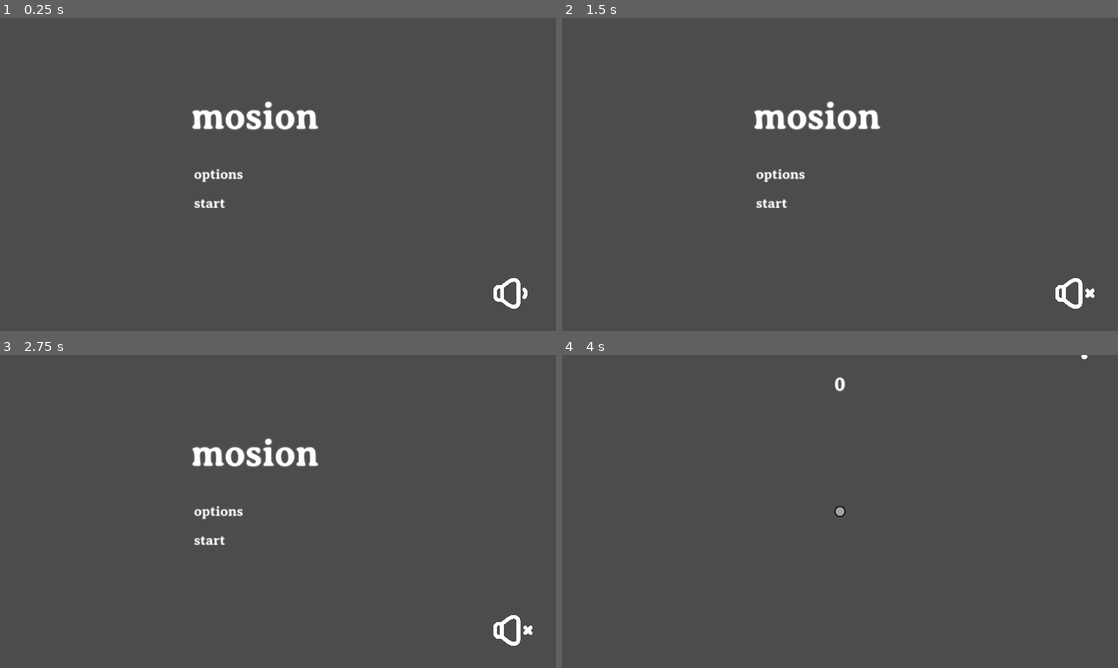
Above: before the commit, frames 1-4 (two rows, left to right).
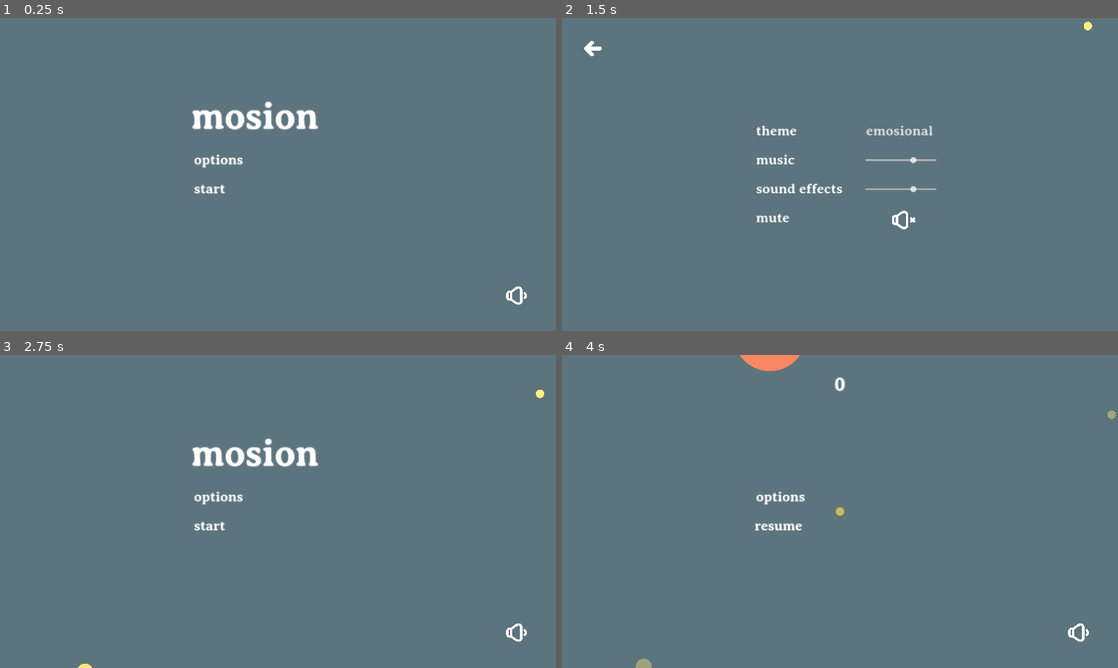
Above: after the commit, the same moments.

Repository: loudifier/mosion-game
Game: Godot game, scene res://main.tscn
Same seed, same stepped clock (60 frames per second), same inputs: the game is played once before the commit and once after it.
Inputs (mouse positions are in pixels of both pictures, inside the frame that each line leads up to; where the layout moved, square brackets give the same spot in the first picture):
- Up to frame 1 (0.25 s): no input
- Up to frame 2 (1.5 s): click "options" at 0.5 s; click (901, 221) [1073, 293] at 1.25 s
- Up to frame 3 (2.75 s): click (33, 386) at 2.02 s
- Up to frame 4 (4 s): click "start" at 2.75 s; click (589, 380) at 3.52 s

The runs differ from the first frame. In frame 1, 99% of the frame differs, in the area x 0-100%, y 0-100%; in frame 2, 100%; in frame 3, 99%; in frame 4, 100%.

Commit message:
Add color themes, pause and options menus

Diff:
--- /dev/null
+++ b/ColorScale.gd
@@ -0,0 +1,120 @@
+extends Node
+
+var colors = [Color.WHITE,Color.WHITE,Color.WHITE]
+var background_color = Color.WHITE
+var theme_name = ''
+var scale_range = [0,1]
+var current_theme
+
+enum themes {
+	EMOSIONAL,
+	BRUTALIST,
+	FESTIVUS
+}
+
+func set_theme(theme):
+	current_theme = theme
+	if theme == themes.EMOSIONAL:
+		# defult pastel blue-yellow-red colors
+		theme_name = 'emosional'
+		#colors = [Color('#8CD9F5'), Color('#FFF785'), Color('#F06565')]
+
+		# extra colors inserted for better interpolation using https://facelessuser.github.io/coloraide with 'lch' space
+		#colors = [Color('#8CD9F5'), \
+		#		  Color('#A3F9B1'), \
+		#		  Color('#FFF785'), \
+		#		  Color('#FFEA7B'), \
+		#		  Color('#FFBB64'), \
+		#		  Color('#F97C61'), \
+		#		  Color('#F06565'), \
+		#		  Color('#F66885'), \
+		#		  Color('#A8B6FF')]
+		# ...nevermind. 3-color spectrum might be too busy
+
+		# yellow-red scale. Extra points along red end of spectrum for better balance
+		colors = [Color('#FFF785'), \
+				  Color('#FFC767'), \
+				  Color('#F87A61'), \
+				  Color('#F06565')]
+		background_color = Color('#5C747D')
+
+	if theme == themes.BRUTALIST:
+		# grayscale
+		theme_name = 'brutalist'
+		colors = [Color('#555555'), Color('#888888'), Color('#AAAAAA'), Color('#BBBBBB')]
+		background_color = Color('#333333')
+
+	if theme == themes.FESTIVUS:
+		# dark green-dark red color scale with gold background
+		theme_name = 'festivus'
+		colors = [Color('#165B33'), Color('#BB2528')]
+		background_color = Color('#BA9E56')
+
+
+func get_color(color_scale_position):
+	var num_colors = len(colors)
+	# return white if get_color is called before theme is set
+	if not num_colors:
+		return Color.WHITE
+
+	# normalize position to 0-1
+	color_scale_position = fmod(color_scale_position + scale_range[1] - 2*scale_range[0],scale_range[1]-scale_range[0]) / (scale_range[1]-scale_range[0])
+
+	# determine which colors are on either side of position along color scale
+	var low_index = int(color_scale_position * num_colors)
+	var high_index = 0
+	if color_scale_position < (num_colors-1.0)/num_colors:
+		high_index = low_index + 1
+
+	# interpolate between colors
+	return colors[low_index].lerp(colors[high_index], fmod(color_scale_position,1.0/num_colors)*num_colors)
+
+
+
+# color conversion adapted from python colorsys module
+func rgb_to_hls(r, g, b):
+	var maxc = max(r, g, b)
+	var minc = min(r, g, b)
+	var sumc = (maxc+minc)
+	var rangec = (maxc-minc)
+	var l = sumc/2.0
+	if minc == maxc:
+		return [0.0, l, 0.0]
+	var s
+	if l <= 0.5:
+		s = rangec / sumc
+	else:
+		s = rangec / (2.0-maxc-minc)  # Not always 2.0-sumc: gh-106498.
+	var rc = (maxc-r) / rangec
+	var gc = (maxc-g) / rangec
+	var bc = (maxc-b) / rangec
+	var h
+	if r == maxc:
+		h = bc-gc
+	elif g == maxc:
+		h = 2.0+rc-bc
+	else:
+		h = 4.0+gc-rc
+	h = fmod(h/6.0, 1.0)
+	return [h, l, s]
+
+func hls_to_rgb(h, l, s):
+	if s == 0.0:
+		return [l, l, l]
+	var m2
+	if l <= 0.5:
+		m2 = l * (1.0+s)
+	else:
+		m2 = l+s-(l*s)
+	var m1 = 2.0*l - m2
+	return [_v(m1, m2, h+(1.0/3)), _v(m1, m2, h), _v(m1, m2, h-(1.0/3))]
+
+func _v(m1, m2, hue):
+	hue = fmod(hue, 1.0)
+	if hue < (1.0/6):
+		return m1 + (m2-m1)*hue*6.0
+	if hue < 0.5:
+		return m2
+	if hue < (2.0/3):
+		return m1 + (m2-m1)*((2.0/3)-hue)*6.0
+	return m1
--- /dev/null
+++ b/back.svg
@@ -0,0 +1,13 @@
+<?xml version="1.0" encoding="utf-8"?>
+<svg width="800px" height="800px" viewBox="14.782 6.75 9.437 8.451" version="1.1" xmlns="http://www.w3.org/2000/svg">
+  <style type="text/css">
+	.st0{opacity:0.2;fill:none;stroke:#ffffff;stroke-width:5.000000e-02;stroke-miterlimit:10;}
+</style>
+  <g id="grid_system"/>
+  <g id="_icons">
+    <g>
+      <path d="M 23 10 L 18.4 10 L 19.7 8.7 C 20.1 8.3 20.1 7.7 19.7 7.3 C 19.3 6.9 18.7 6.9 18.3 7.3 L 15.3 10.3 C 15.2 10.4 15.1 10.5 15.1 10.6 C 15 10.8 15 11.1 15.1 11.4 C 15.2 11.5 15.2 11.6 15.3 11.7 L 18.3 14.7 C 18.5 14.9 18.8 15 19 15 C 19.2 15 19.5 14.9 19.7 14.7 C 20.1 14.3 20.1 13.7 19.7 13.3 L 18.4 12 L 23 12 C 23.6 12 24 11.6 24 11 C 24 10.4 23.6 10 23 10 Z" fill="#ffffff"/>
+      <path d="M18,16L18,16C18,16,18,16,18,16C18,16,18,16,18,16z" fill="#ffffff"/>
+    </g>
+  </g>
+</svg>
--- a/circle.gd
+++ b/circle.gd
@@ -4,7 +4,6 @@
 @export var radius = 50.0
 var base_radius = 378/2 # size of the sprite
 
-@export var color = Color.WHITE
 
 # if fade_status is set to a falsy value no fade will be applied in _process()
 # if fade_status=='in' the circle will fade in
@@ -22,7 +21,8 @@
 
 # Called every frame. 'delta' is the elapsed time since the previous frame.
 func _process(delta):
-	position += velocity * delta
+	if get_node("/root/Main").play_state != get_node("/root/Main").states.PAUSE:
+		position += velocity * delta
 
 	for area in get_overlapping_areas():
 		if 'absorbable' in area and absorbable and area.absorbable:
@@ -31,6 +31,7 @@
 				absorb(area)
 
 	if fade_status:
+		var color = get_modulate()
 		if fade_status=='in':
 			color.a = min(color.a + delta/fade_time, 1)
 		else:
@@ -38,6 +39,7 @@
 		set_modulate(color)
 		if color.a==0 or color.a==1:
 			fade_status=null
+
 
 func absorb(enemy):
 	# when another circle (enemy) collides with this node either absorb or get absorbed by the enemy
@@ -53,11 +55,19 @@
 			# add absorbed area to larger circle, adusted by growth factor
 			set_area(get_area() + area_delta * growth_factor)
 
+
 func set_radius(new_radius):
 	if new_radius < 0:
 		absorbable = false
 	radius = max(new_radius, 0)
 	scale = Vector2.ONE * radius/base_radius
+	update_color()
+
+func update_color():
+	var alpha = get_modulate().a
+	var color = get_node("/root/Main").color_scale.get_color(radius)
+	color.a = alpha
+	set_modulate(color)
 
 func get_area():
 	return PI * pow(radius,2)
@@ -66,11 +76,15 @@
 	set_radius(sqrt(_area/PI))
 
 func fade_in(fade_length):
+	var color = get_modulate()
 	color.a = 0
+	set_modulate(color)
 	fade_status = 'in'
 	fade_time = fade_length
 
 func fade_out(fade_length):
+	var color = get_modulate()
 	color.a = 1
+	set_modulate(color)
 	fade_status = 'out'
 	fade_time = fade_length
--- a/font/averia.tres
+++ b/font/averia.tres
@@ -25,3 +25,4 @@
 Button/styles/hover = SubResource("StyleBoxEmpty_5spp0")
 Button/styles/normal = SubResource("StyleBoxEmpty_0de8v")
 Button/styles/pressed = SubResource("StyleBoxEmpty_bft0e")
+LinkButton/constants/underline_spacing = 4
--- a/main.gd
+++ b/main.gd
@@ -7,26 +7,47 @@
 @export var min_mob_radius = 5
 @export var max_mob_radius = 540 # placeholder value assuming 1080p, updated in _ready()
 
+var ColorScale = load("res://ColorScale.gd")
+var color_scale = ColorScale.new()
+
+enum states {
+	STOP,
+	PLAY,
+	PAUSE
+}
+var play_state = states.STOP
+
 # Called when the node enters the scene tree for the first time.
 func _ready():
+	$TitleScreen.visible = true
+	$HUD.visible = false
+	$Options.visible = false
+	$Pause.visible = false
+
 	screen_size = get_viewport_rect().size
 	max_mob_radius = min(screen_size.x, screen_size.y) / 8
-	#$StartButton.position = screen_size/2
+
+	color_scale.set_theme(color_scale.themes.EMOSIONAL)
+	color_scale.scale_range = [min_mob_radius, 2*max_mob_radius]
+	$Background.color = color_scale.background_color
+
+	$MobTimer.start()
 
 
 # Called every frame. 'delta' is the elapsed time since the previous frame.
 func _process(delta):
-	if not $Player.radius:
-		game_over()
+	pass
 
 
 func game_over():
+	play_state = states.STOP
 	$HUD.visible = false
 	#$GameOver.visible = true
+	$TitleScreen.visible = true
 
 func new_game():
+	play_state = states.PLAY
 	$Player.start(screen_size/2, starting_size)
-	$MobTimer.start()
 	$HUD.visible = true
 	$TitleScreen.visible = false
 	get_tree().call_group('mobs', 'fade_delete')
@@ -75,4 +96,57 @@
 
 
 func _on_options_button_pressed():
+	$TitleScreen.visible = false
+	$Pause.visible = false
+	$Options.visible = true
+
+
+# change background color based on game values, with tweaks to HLS
+# using fixed background color, but may come in handy later
+func update_background(color_value):
+	var background_color = color_scale.get_color(color_value)
+	var background_hls = color_scale.rgb_to_hls(background_color[0],background_color[1],background_color[2])
+	#background_hls[0] += 0.5 # get complementary color
+	background_hls[1] = 0.2
+	background_hls[2] = 0.2
+	var background_rgb = color_scale.hls_to_rgb(background_hls[0],background_hls[1],background_hls[2])
+	$Background.color = Color(background_rgb[0],background_rgb[1],background_rgb[2])
+
+
+func _on_mute_button_toggled(toggled_on):
 	pass # Replace with function body.
+
+
+func _on_theme_button_pressed():
+	var num_themes = len(color_scale.themes)
+	for theme in color_scale.themes:
+		if color_scale.current_theme == color_scale.themes[theme]:
+			color_scale.set_theme((color_scale.themes[theme]+1)%num_themes)
+			break
+
+	$Options/ThemeButton.text = color_scale.theme_name
+	$Background.color = color_scale.background_color
+	$Player.update_color()
+	get_tree().call_group('mobs', 'update_color')
+
+
+func _on_back_button_pressed():
+	$Options.visible = false
+	if play_state == states.STOP:
+		$TitleScreen.visible = true
+	else: # game is paused
+		$Pause.visible = true
+
+
+func resume():
+	play_state = states.PLAY
+	$Pause.visible = false
+	$HUD/PauseButton.visible = true
+	$MobTimer.paused = false
+
+
+func pause():
+	play_state = states.PAUSE
+	$Pause.visible = true
+	$HUD/PauseButton.visible = false
+	$MobTimer.paused = true
--- a/main.tscn
+++ b/main.tscn
@@ -7,7 +7,9 @@
 [ext_resource type="Theme" uid="uid://ddc5jc2skuwd8" path="res://font/averia.tres" id="5_yr6rn"]
 [ext_resource type="FontFile" uid="uid://mnjqkc54yerk" path="res://font/AveriaSerifLibre-Bold.ttf" id="6_k03yo"]
 [ext_resource type="Texture2D" uid="uid://gyd7vhxpyq4b" path="res://speaker.svg" id="7_2jboq"]
+[ext_resource type="Texture2D" uid="uid://32btv876nlk6" path="res://pause.svg" id="7_mngyd"]
 [ext_resource type="Texture2D" uid="uid://db0kp35d4jsdp" path="res://speaker-mute.svg" id="8_ffcqt"]
+[ext_resource type="Texture2D" uid="uid://bd4l4txlppda6" path="res://back.svg" id="10_b6s37"]
 
 [sub_resource type="LabelSettings" id="LabelSettings_gm1r5"]
 font = ExtResource("6_k03yo")
@@ -36,22 +38,44 @@
 shadow_color = Color(1, 1, 1, 0.0627451)
 shadow_offset = Vector2(0, 0)
 
+[sub_resource type="StyleBoxFlat" id="StyleBoxFlat_b78kf"]
+bg_color = Color(0.7, 0.7, 0.7, 1)
+corner_radius_top_left = 5
+corner_radius_top_right = 5
+corner_radius_bottom_right = 5
+corner_radius_bottom_left = 5
+expand_margin_top = 2.0
+expand_margin_bottom = 2.0
+
+[sub_resource type="Theme" id="Theme_a81xs"]
+HSlider/styles/slider = SubResource("StyleBoxFlat_b78kf")
+
 [sub_resource type="Environment" id="Environment_6pe36"]
 background_mode = 3
 glow_enabled = true
-glow_hdr_threshold = 0.8
+glow_blend_mode = 4
+glow_hdr_threshold = 0.75
 
 [node name="Main" type="Node2D"]
 script = ExtResource("1_efij6")
 mob_scene = ExtResource("3_bcq41")
 
+[node name="Background" type="ColorRect" parent="."]
+anchors_preset = 15
+anchor_right = 1.0
+anchor_bottom = 1.0
+offset_right = 3840.0
+offset_bottom = 3840.0
+grow_horizontal = 2
+grow_vertical = 2
+color = Color(0.2, 0.2, 0.2, 1)
+
 [node name="Player" parent="." instance=ExtResource("2_nphoj")]
 visible = false
 
 [node name="MobTimer" type="Timer" parent="."]
 
 [node name="HUD" type="CanvasLayer" parent="."]
-visible = false
 
 [node name="VirtualJoystick" parent="HUD" instance=ExtResource("4_7titn")]
 visible = false
@@ -69,13 +93,23 @@
 offset_left = -650.0
 offset_top = 64.0
 offset_right = 650.0
-offset_bottom = 137.0
+offset_bottom = 139.0
 grow_horizontal = 2
 text = "0"
 label_settings = SubResource("LabelSettings_gm1r5")
 horizontal_alignment = 1
 
+[node name="PauseButton" type="TextureButton" parent="HUD"]
+offset_left = 83.0
+offset_top = 65.0
+offset_right = 833.0
+offset_bottom = 965.0
+scale = Vector2(0.055, 0.055)
+theme = ExtResource("5_yr6rn")
+texture_normal = ExtResource("7_mngyd")
+
 [node name="TitleScreen" type="CanvasLayer" parent="."]
+visible = false
 
 [node name="StartButton" type="Button" parent="TitleScreen"]
 anchors_preset = 8
@@ -84,9 +118,9 @@
 anchor_right = 0.5
 anchor_bottom = 0.5
 offset_left = -290.0
-offset_top = 73.0
+offset_top = 23.0
 offset_right = -136.0
-offset_bottom = 127.0
+offset_bottom = 77.0
 grow_horizontal = 2
 grow_vertical = 2
 theme = ExtResource("5_yr6rn")
@@ -131,9 +165,9 @@
 anchor_right = 0.5
 anchor_bottom = 0.5
 offset_left = -290.0
-offset_top = -27.0
+offset_top = -77.0
 offset_right = -120.0
-offset_bottom = 27.0
+offset_bottom = -23.0
 grow_horizontal = 2
 grow_vertical = 2
 theme = ExtResource("5_yr6rn")
@@ -146,20 +180,216 @@
 anchor_top = 1.0
 anchor_right = 1.0
 anchor_bottom = 1.0
-offset_left = -230.0
-offset_top = -210.0
-offset_right = 570.0
-offset_bottom = 590.0
+offset_left = -180.0
+offset_top = -170.0
+offset_right = 620.0
+offset_bottom = 630.0
 grow_horizontal = 0
 grow_vertical = 0
-scale = Vector2(0.2, 0.2)
+scale = Vector2(0.12, 0.12)
 toggle_mode = true
 texture_normal = ExtResource("7_2jboq")
 texture_pressed = ExtResource("8_ffcqt")
 
+[node name="Pause" type="CanvasLayer" parent="."]
+
+[node name="ResumeButton" type="Button" parent="Pause"]
+anchors_preset = 8
+anchor_left = 0.5
+anchor_top = 0.5
+anchor_right = 0.5
+anchor_bottom = 0.5
+offset_left = -290.0
+offset_top = 23.0
+offset_right = -136.0
+offset_bottom = 77.0
+grow_horizontal = 2
+grow_vertical = 2
+theme = ExtResource("5_yr6rn")
+text = "resume"
+alignment = 0
+
+[node name="OptionsButton" type="Button" parent="Pause"]
+anchors_preset = 8
+anchor_left = 0.5
+anchor_top = 0.5
+anchor_right = 0.5
+anchor_bottom = 0.5
+offset_left = -290.0
+offset_top = -77.0
+offset_right = -120.0
+offset_bottom = -23.0
+grow_horizontal = 2
+grow_vertical = 2
+theme = ExtResource("5_yr6rn")
+text = "options	"
+alignment = 0
+
+[node name="MuteButton" type="TextureButton" parent="Pause"]
+anchors_preset = 3
+anchor_left = 1.0
+anchor_top = 1.0
+anchor_right = 1.0
+anchor_bottom = 1.0
+offset_left = -180.0
+offset_top = -170.0
+offset_right = 620.0
+offset_bottom = 630.0
+grow_horizontal = 0
+grow_vertical = 0
+scale = Vector2(0.12, 0.12)
+toggle_mode = true
+texture_normal = ExtResource("7_2jboq")
+texture_pressed = ExtResource("8_ffcqt")
+
+[node name="Options" type="CanvasLayer" parent="."]
+visible = false
+
+[node name="MuteButton" type="TextureButton" parent="Options"]
+anchors_preset = 8
+anchor_left = 0.5
+anchor_top = 0.5
+anchor_right = 0.5
+anchor_bottom = 0.5
+offset_left = 171.0
+offset_top = 109.0
+offset_right = 971.0
+offset_bottom = 909.0
+grow_horizontal = 2
+grow_vertical = 2
+scale = Vector2(0.12, 0.12)
+toggle_mode = true
+texture_normal = ExtResource("7_2jboq")
+texture_pressed = ExtResource("8_ffcqt")
+
+[node name="BackButton" type="TextureButton" parent="Options"]
+offset_left = 75.0
+offset_top = 73.0
+offset_right = 117.0
+offset_bottom = 127.0
+scale = Vector2(0.08, 0.08)
+theme = ExtResource("5_yr6rn")
+texture_normal = ExtResource("10_b6s37")
+
+[node name="EffectsLabel" type="Label" parent="Options"]
+anchors_preset = 8
+anchor_left = 0.5
+anchor_top = 0.5
+anchor_right = 0.5
+anchor_bottom = 0.5
+offset_left = -290.0
+offset_top = 23.0
+offset_right = 12.0
+offset_bottom = 77.0
+grow_horizontal = 2
+grow_vertical = 2
+theme = ExtResource("5_yr6rn")
+text = "sound effects	"
+
+[node name="MuteLabel" type="Label" parent="Options"]
+anchors_preset = 8
+anchor_left = 0.5
+anchor_top = 0.5
+anchor_right = 0.5
+anchor_bottom = 0.5
+offset_left = -290.0
+offset_top = 123.0
+offset_right = 12.0
+offset_bottom = 177.0
+grow_horizontal = 2
+grow_vertical = 2
+theme = ExtResource("5_yr6rn")
+text = "mute"
+
+[node name="MusicLabel" type="Label" parent="Options"]
+anchors_preset = 8
+anchor_left = 0.5
+anchor_top = 0.5
+anchor_right = 0.5
+anchor_bottom = 0.5
+offset_left = -290.0
+offset_top = -77.0
+offset_right = 12.0
+offset_bottom = -23.0
+grow_horizontal = 2
+grow_vertical = 2
+theme = ExtResource("5_yr6rn")
+text = "music"
+
+[node name="ThemeLabel" type="Label" parent="Options"]
+anchors_preset = 8
+anchor_left = 0.5
+anchor_top = 0.5
+anchor_right = 0.5
+anchor_bottom = 0.5
+offset_left = -290.0
+offset_top = -177.0
+offset_right = 12.0
+offset_bottom = -123.0
+grow_horizontal = 2
+grow_vertical = 2
+theme = ExtResource("5_yr6rn")
+text = "theme"
+
+[node name="ThemeButton" type="LinkButton" parent="Options"]
+anchors_preset = 8
+anchor_left = 0.5
+anchor_top = 0.5
+anchor_right = 0.5
+anchor_bottom = 0.5
+offset_left = 90.0
+offset_top = -177.0
+offset_right = 392.0
+offset_bottom = -123.0
+grow_horizontal = 2
+grow_vertical = 2
+theme = ExtResource("5_yr6rn")
+text = "emosional"
+
+[node name="MusicSlider" type="HSlider" parent="Options"]
+anchors_preset = 8
+anchor_left = 0.5
+anchor_top = 0.5
+anchor_right = 0.5
+anchor_bottom = 0.5
+offset_left = 87.0
+offset_top = -84.0
+offset_right = 251.0
+offset_bottom = -38.0
+grow_horizontal = 2
+grow_vertical = 2
+scale = Vector2(1.5, 1.5)
+theme = SubResource("Theme_a81xs")
+value = 70.0
+
+[node name="EffectsSlider" type="HSlider" parent="Options"]
+anchors_preset = 8
+anchor_left = 0.5
+anchor_top = 0.5
+anchor_right = 0.5
+anchor_bottom = 0.5
+offset_left = 87.0
+offset_top = 16.0
+offset_right = 251.0
+offset_bottom = 62.0
+grow_horizontal = 2
+grow_vertical = 2
+scale = Vector2(1.5, 1.5)
+theme = SubResource("Theme_a81xs")
+value = 70.0
+
 [node name="WorldEnvironment" type="WorldEnvironment" parent="."]
 environment = SubResource("Environment_6pe36")
 
+[connection signal="game_over" from="Player" to="." method="game_over"]
 [connection signal="timeout" from="MobTimer" to="." method="_on_mob_timer_timeout"]
+[connection signal="pressed" from="HUD/PauseButton" to="." method="pause"]
 [connection signal="pressed" from="TitleScreen/StartButton" to="." method="new_game"]
 [connection signal="pressed" from="TitleScreen/OptionsButton" to="." method="_on_options_button_pressed"]
+[connection signal="toggled" from="TitleScreen/MuteButton" to="." method="_on_mute_button_toggled"]
+[connection signal="pressed" from="Pause/ResumeButton" to="." method="resume"]
+[connection signal="pressed" from="Pause/OptionsButton" to="." method="_on_options_button_pressed"]
+[connection signal="toggled" from="Pause/MuteButton" to="." method="_on_mute_button_toggled"]
+[connection signal="toggled" from="Options/MuteButton" to="." method="_on_mute_button_toggled"]
+[connection signal="pressed" from="Options/BackButton" to="." method="_on_back_button_pressed"]
+[connection signal="pressed" from="Options/ThemeButton" to="." method="_on_theme_button_pressed"]
--- a/mob.gd
+++ b/mob.gd
@@ -65,7 +65,7 @@
 func absorb(enemy):
 	if delete_on_fade_out:
 		if enemy.is_in_group('mobs') and enemy.delete_on_fade_out:
-			# if being deleted, only absorb enemy if it is also being deleted
+			# if being deleted, only absorb enemy if mob is also being deleted
 			super.absorb(enemy)
 	else:
 		# if not being deleted, process regular absorb
--- /dev/null
+++ b/pause.svg
@@ -0,0 +1,13 @@
+<svg xmlns:inkscape="http://www.inkscape.org/namespaces/inkscape" xmlns:sodipodi="http://sodipodi.sourceforge.net/DTD/sodipodi-0.dtd" xmlns="http://www.w3.org/2000/svg" xmlns:svg="http://www.w3.org/2000/svg" width="750" height="900" viewBox="14.544 6.588 7.3546817 10.729124" version="1.1" id="svg5" sodipodi:docname="pause.svg" inkscape:version="1.3 (0e150ed6c4, 2023-07-21)">
+  <defs id="defs5" fill="#ffffff"/>
+  <sodipodi:namedview id="namedview5" pagecolor="#ffffff" bordercolor="#ffffff" borderopacity="0.25" inkscape:showpageshadow="2" inkscape:pageopacity="0.0" inkscape:pagecheckerboard="0" inkscape:deskcolor="#ffffff" inkscape:zoom="0.4825" inkscape:cx="238.34197" inkscape:cy="310.88083" inkscape:window-width="1620" inkscape:window-height="1010" inkscape:window-x="-6" inkscape:window-y="-6" inkscape:window-maximized="1" inkscape:current-layer="svg5" fill="#ffffff"/>
+  <style type="text/css" id="style1">
+	.st0{opacity:0.2;fill:none;stroke:#ffffff;stroke-width:5.000000e-02;stroke-miterlimit:10;}
+</style>
+  <g id="grid_system"/>
+  <path d="m 14.867752,8.1223406 v 4.6000084 h 2 V 8.1223407 c 0,-0.6 -0.4,-1 -1,-1 -0.6,0 -1,0.4 -1,0.9999999 z" fill="#ffffff" id="path1"/>
+  <path d="M 40.919684,19.596062 Z" fill="#ffffff" id="path2"/>
+  <path d="m 21.669345,15.91181 v -4.6 h -2 v 4.6 c 0,0.6 0.4,1 1,1 0.6,0 1,-0.4 1,-1 z" fill="#ffffff" id="path3"/>
+  <path d="m 19.669345,8.1470476 v 4.6000084 h 2 V 8.1470476 c 0,-0.5999999 -0.4,-0.9999999 -1,-0.9999999 -0.6,0 -1,0.4 -1,0.9999999 z" fill="#ffffff" id="path3-3"/>
+  <path d="m 16.867752,15.91181 v -4.6 h -2 v 4.6 c 0,0.6 0.4,1 1,1 0.6,0 1,-0.4 1,-1 z" fill="#ffffff" id="path5"/>
+</svg>
--- a/player.gd
+++ b/player.gd
@@ -1,17 +1,16 @@
 extends "res://circle.gd"
 
-@export var outline = 5.0
+@export var outline = 6.0
 
 @export var move_speed = 10
 @export var friction = 0.01
 
-
-
+signal game_over
 
 # Called when the node enters the scene tree for the first time.
 func _ready():
 	super._ready()
-	growth_factor = 0.1
+	growth_factor = 0.01
 
 
 # Called every frame. 'delta' is the elapsed time since the previous frame.
@@ -45,6 +44,9 @@
 	super.set_radius(new_radius)
 	var fill_radius = radius - outline
 	$Fill.scale = Vector2.ONE * (fill_radius / radius)
+	if not radius:
+		game_over.emit()
+
 
 func start(start_position, starting_radius = 50.0):
 	position = start_position
--- a/player.tscn
+++ b/player.tscn
@@ -4,9 +4,9 @@
 [ext_resource type="Script" path="res://player.gd" id="2_50qkj"]
 [ext_resource type="Texture2D" uid="uid://btopc8eo1atpl" path="res://circle_100x100_white.svg" id="3_8qw86"]
 
-[node name="Player" instance=ExtResource("1_ei23r")]
+[node name="Player" groups=["player"] instance=ExtResource("1_ei23r")]
 script = ExtResource("2_50qkj")
-outline = 5.0
+outline = 6.0
 move_speed = 10
 friction = 0.01
 
@@ -14,5 +14,5 @@
 z_index = 1
 
 [node name="Outline" type="Sprite2D" parent="." index="2"]
-modulate = Color(0, 0, 0, 1)
+modulate = Color(0.5, 0.5, 0.5, 1)
 texture = ExtResource("3_8qw86")
Not shown, added: back.svg.import
Not shown: 1 places in main.tscn that only renumber resources
Not shown, added: pause.svg.import
